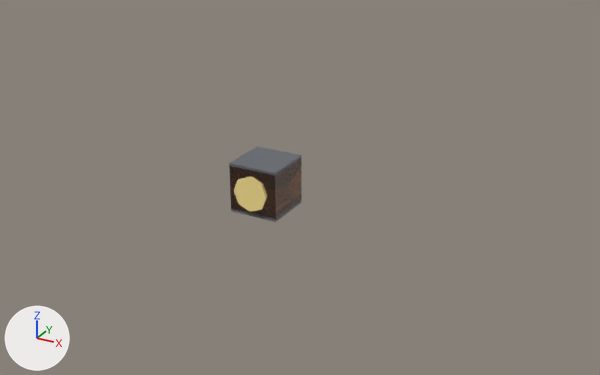
Renders of the Blender file tools/blender/lib/bike_parts.blend from each side of a commit.
Both versions are drawn from a camera (50 mm lens) standing at (3.83, -6.3, 3.18) and looking at (0.38, -0.02, 0.04). The axes (+X, +Y, +Z) are drawn at lower left. The lights are the same throughout. The first picture is the older version.

Before the edit, the objects in view are built like this:
```python
ob_chassis_base = bpy.data.objects.new('chassis_base', me_chassis_base_mesh)
ob_chassis_base.location = (0.0, 0.0, 0.0)
ob_fairing_bare = bpy.data.objects.new('fairing_bare', me_fairing_bare_mesh)
ob_fairing_bare.location = (0.0, 0.0, 0.0)
ob_fairing_full = bpy.data.objects.new('fairing_full', me_fairing_full_mesh)
ob_fairing_full.location = (0.0, 0.0, 0.0)
ob_fairing_swept = bpy.data.objects.new('fairing_swept', me_fairing_swept_mesh)
ob_fairing_swept.location = (0.0, 0.0, 0.0)
ob_fin_marker = bpy.data.objects.new('fin_marker', me_fin_marker_mesh)
ob_fin_marker.location = (0.0, 0.0, 0.0)
ob_fork_dual = bpy.data.objects.new('fork_dual', me_fork_dual_mesh)
ob_fork_dual.location = (0.0, 0.0, 0.0)
ob_fork_single = bpy.data.objects.new('fork_single', me_fork_single_mesh)
ob_fork_single.location = (0.0, 0.0, 0.0)
ob_thruster_unit = bpy.data.objects.new('thruster_unit', me_thruster_unit_mesh)
ob_thruster_unit.location = (0.0, 0.0, 0.0)
```
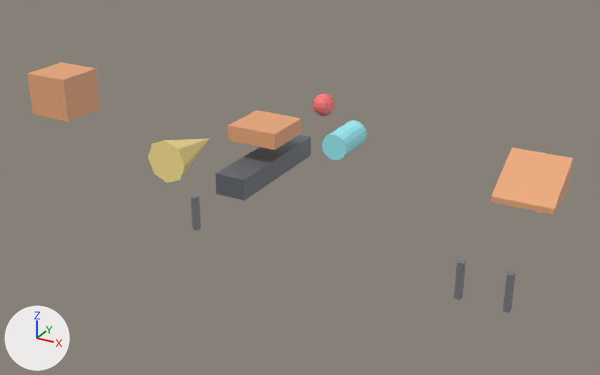
Commit message: blender pipeline: edit kit parts in context

Boxes (x1, y1, x2, y2) around the edits, measured in the pictures (600 x 375 px):
'fairing_full', moved
    before: (229, 158, 302, 220)
    after: (27, 62, 100, 122)
'fairing_swept', moved
    before: (231, 167, 302, 212)
    after: (491, 147, 573, 215)
'chassis_base', moved, rescaled (31% wider, 13% shorter)
    before: (229, 146, 302, 222)
    after: (215, 135, 311, 201)
'fin_marker', moved
    before: (234, 176, 267, 212)
    after: (148, 139, 209, 183)
'fairing_bare', moved
    before: (230, 178, 300, 205)
    after: (228, 110, 302, 150)
'thruster_unit', moved (not visible before)
    after: (322, 120, 367, 160)
'fork_dual', moved (not visible before)
    after: (454, 259, 516, 313)
'tail_marker', moved (not visible before)
    after: (313, 93, 335, 116)
'fork_single', moved (not visible before)
    after: (191, 195, 201, 231)

What changed in the scene script:
```text
Change ob_chassis_base:
    ob_chassis_base.location: (0.0, 0.0, 0.0) -> (0.0, 0.0, 0.2)
    ob_chassis_base.scale: (1.0, 1.0, 1.0) -> (0.6, 2.5, 0.4)
Change ob_fairing_bare:
    ob_fairing_bare.location: (0.0, 0.0, 0.0) -> (0.0, 0.0, 0.55)
Change ob_fairing_swept:
    ob_fairing_swept.location: (0.0, 0.0, 0.0) -> (2.5, 0.0, 0.55)
Change ob_fairing_full:
    ob_fairing_full.location: (0.0, 0.0, 0.0) -> (-2.5, 0.0, 0.55)
Change ob_thruster_unit:
    ob_thruster_unit.location: (0.0, 0.0, 0.0) -> (0.3, 1.1, 0.14)
Change ob_fork_single:
    ob_fork_single.location: (0.0, 0.0, 0.0) -> (0.0, -1.15, 0.16)
Change ob_fork_dual:
    ob_fork_dual.location: (0.0, 0.0, 0.0) -> (2.5, -1.15, 0.16)
Change ob_fin_marker:
    ob_fin_marker.location: (0.0, 0.0, 0.0) -> (0.0, -1.2, 0.75)
Change ob_tail_marker:
    ob_tail_marker.location: (0.0, 0.0, 0.0) -> (0.0, 1.2, 0.45)
```
